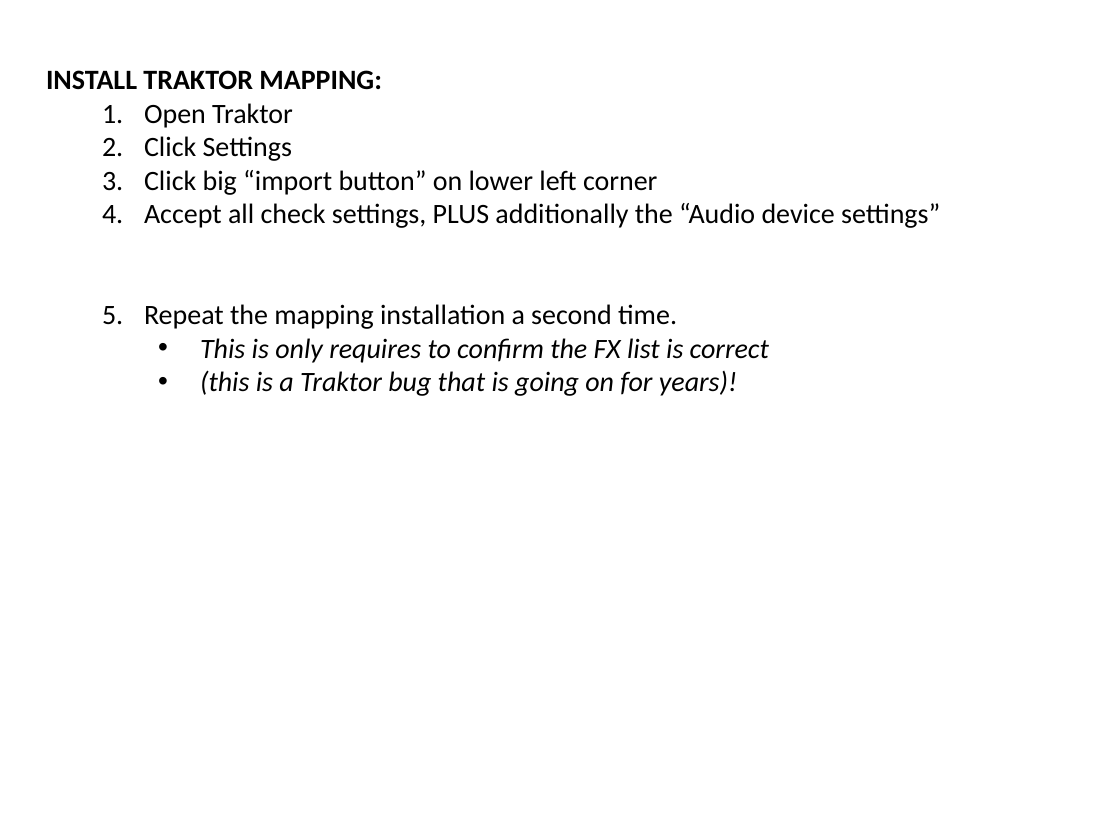
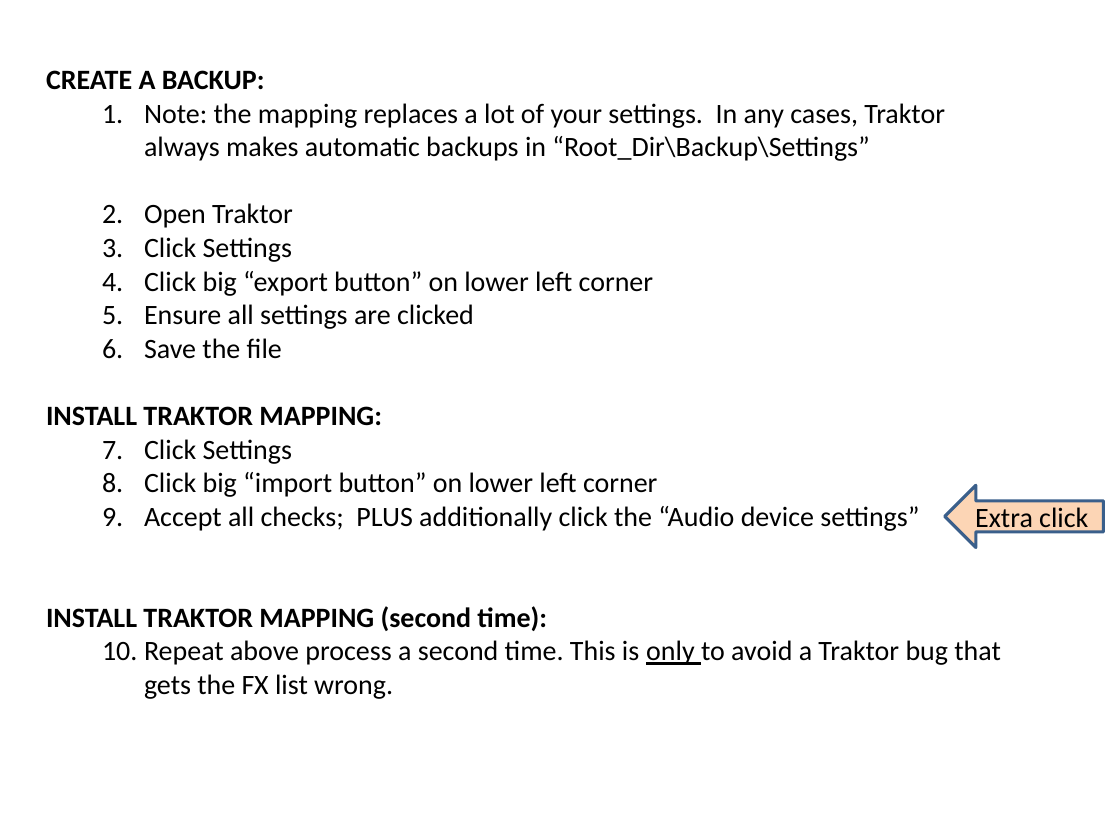
Before and after one commit to pestrela/music, a slide deck: slide 18 of traktor/mapping_ddj_1000/Support files/Source files/DDJ-1000 - Installation Guide.pptx. Drawn at 1120x840 pixels with LibreOffice and Linux fonts; fonts in the diff are those of the drawing. Boxes give left, top, right and bottom in pixels: in the first picture for what was removed or moved away, otherwise in the second. Text is boxed around its words. In the diff, an @@ line names an element or a change of style, - is before the commit and + after.

```diff
--- a/traktor/mapping_ddj_1000/Support files/Source files/DDJ-1000 - Installation Guide.pptx
+++ b/traktor/mapping_ddj_1000/Support files/Source files/DDJ-1000 - Installation Guide.pptx
@@ text at box(46, 70, 945, 161): text changed; bold off @@
-INSTALL TRAKTOR MAPPING:
+CREATE A BACKUP:
+  1. Note: the mapping replaces a lot of your settings. In any cases, Traktor always makes automatic backups in “Root_Dir\Backup\Settings”
@@ text at box(46, 271, 653, 464): paragraphs added @@
+  4. Click big “export button” on lower left corner
+  5. Ensure all settings are clicked
+  6. Save the file
+INSTALL TRAKTOR MAPPING:
+  1. Click Settings
@@ text at box(46, 506, 1001, 699): text changed @@
-  4. Accept all check settings, PLUS additionally the “Audio device settings”
-  5. Repeat the mapping installation a second time.
-    • This is only requires to confirm the FX list is correct
-    • (this is a Traktor bug that is going on for years)!
+  3. Accept all checks; PLUS additionally click the “Audio device settings”
+INSTALL TRAKTOR MAPPING (second time):
+  1. Repeat above process a second time. This is only to avoid a Traktor bug that gets the FX list wrong.
@@ left arrow added at box(945, 485, 1104, 548), fill #FCD5B5, outline #3A5F8C 2 pt, 18 pt, text #000000 @@
+Extra click
```
Also in this commit, not shown: 8 other slides changed, 5 slides added, 3 slides removed, 26 other files.
